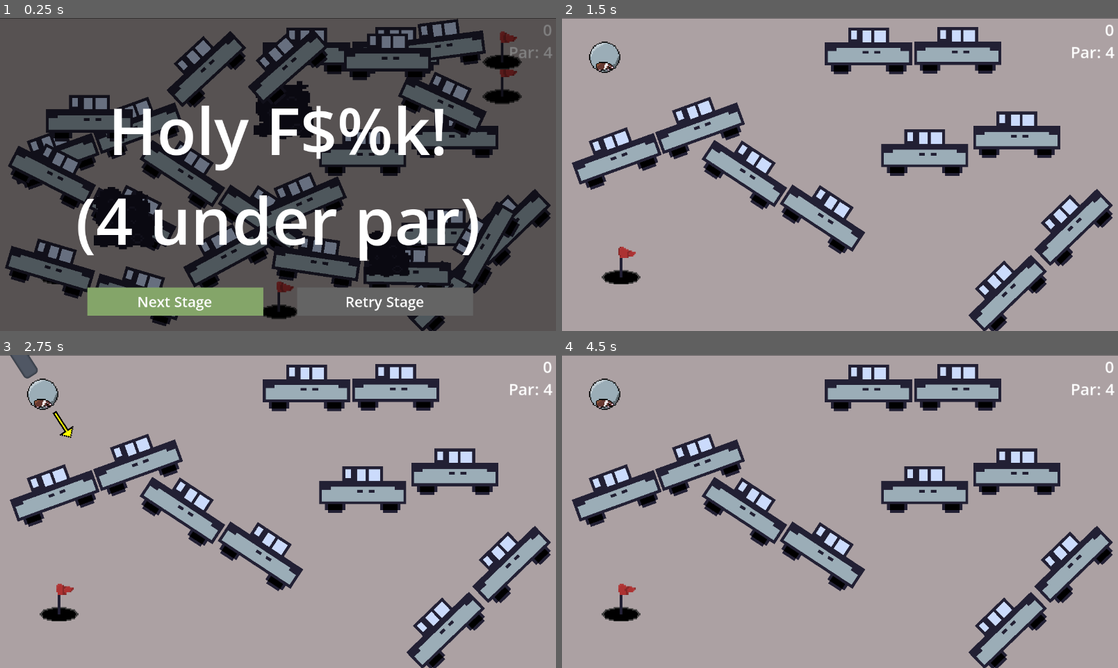
Above: before the commit, frames 1-4 (two rows, left to right).
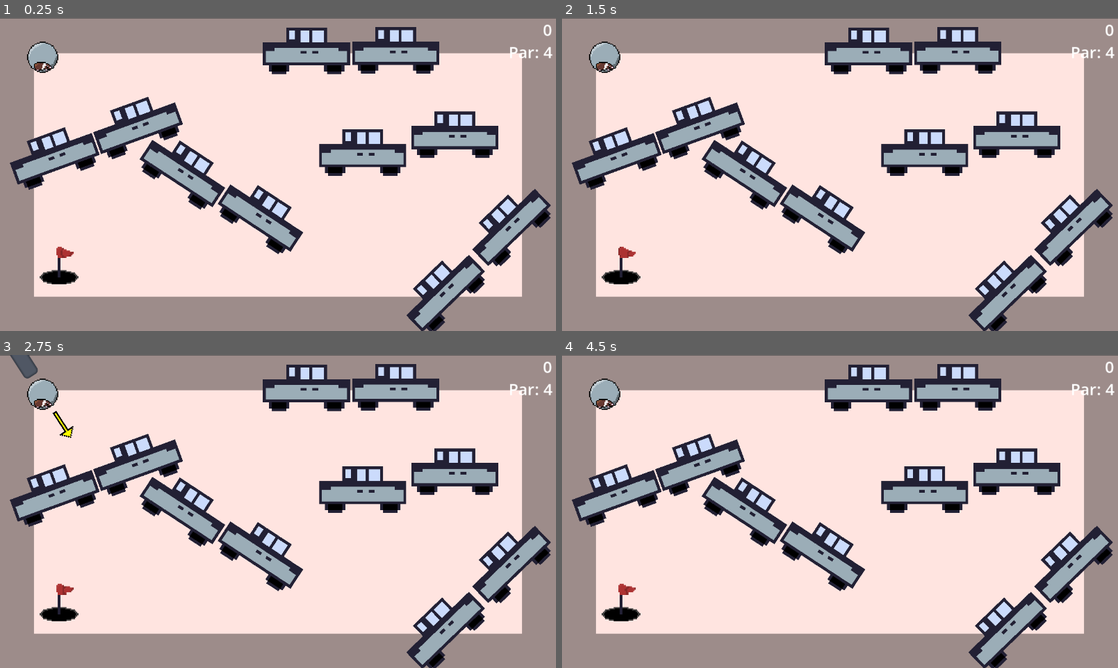
Above: after the commit, the same moments.

Repository: Teej622/get-to-work
Game: Godot game, scene res://scenes/game.tscn
Same seed, same stepped clock (60 frames per second), same inputs: the game is played once before the commit and once after it.
Inputs (mouse positions are in pixels of both pictures, inside the frame that each line leads up to):
- Up to frame 1 (0.25 s): no input
- Up to frame 2 (1.5 s): click (945, 302) at 0.5 s, where only the run before the commit has a clickable "Retry Stage"; click (945, 302) at 1.25 s, where only the run before the commit has a clickable "Retry Stage"
- Up to frame 3 (2.75 s): tap Enter at 2 s; move the mouse to (44, 395) at 2.02 s; press the mouse at (44, 395) at 2.03 s
- Up to frame 4 (4.5 s): tap R (retry) at 2.75, 3.5, 4.25 s; move the mouse to (728, 527) at 2.77 s; release the mouse at (728, 527) at 2.78 s; click (728, 527) at 2.85 s; move the mouse to (895, 442) at 3.52 s; press the mouse at (895, 442) at 3.53 s; move the mouse to (812, 574) at 4.27 s; release the mouse at (812, 574) at 4.28 s; click (812, 574) at 4.35 s

The runs differ from the first frame. In frame 1, 99% of the frame differs, in the area x 0-100%, y 0-100%; in frame 2, 82%; in frame 3, 81%; in frame 4, 82%.

Commit message:
Polished existing features

Diff:
--- a/scenes/game.gd
+++ b/scenes/game.gd
@@ -2,10 +2,15 @@
 
 @onready var hamster_ball = %HamsterBall
 @onready var scoreType = %ScoreType
-@export var par = [4, 2, 2, 2]
+@onready var background = %Background
+@export var par = [4, 3, 4, 4]
 var stage = 0
 var shot_history = []
-var starting_pos = [Vector2(90,80), Vector2(90,80), Vector2(90,80), Vector2()]
+var starting_pos = [Vector2(90,80), Vector2(90,80), Vector2(90,80), Vector2(90,80)]
+var just_reset = false
+
+func _ready():
+	stage_handler()
 
 func _physics_process(delta: float) -> void:
 
@@ -14,6 +19,16 @@
 
 	if Input.is_action_pressed("retry") and %ScoreScreen.visible == false:
 		stage_handler()
+
+	# skip bounds check this frame
+	if just_reset:
+		just_reset = false
+		return
+
+	#in case hamster gets forced out of bounds by car
+	if hamster_ball.global_position.x <= -55 or hamster_ball.global_position.x >= 1165 or hamster_ball.global_position.y <= -55 or hamster_ball.global_position.y >= 700:
+		hamster_ball.global_position = starting_pos[stage]
+		hamster_ball.linear_velocity = Vector2.ZERO
 
 
 
@@ -68,7 +83,23 @@
 	for i in range(stages.size()):
 		if stages[i] is Node2D:
 			stages[i].visible = (i == stage)
+	bg_modulate()
+	hamster_ball.freeze = true
 	hamster_ball.linear_velocity = Vector2.ZERO
 	hamster_ball.shots = 0
-	hamster_ball.position = starting_pos[stage]
+	hamster_ball.global_position = starting_pos[stage]
+	just_reset = true
+	await get_tree().physics_frame
+	await get_tree().physics_frame
+	hamster_ball.freeze = false
 	hamster_ball.get_node("/root/Game/HamsterBall/HamsterBall").visible = true
+
+func bg_modulate():
+	if stage == 0:
+		background.modulate = Color(1.0, 0.894, 0.876, 1.0)
+	if stage == 1:
+		background.modulate = Color(0.094, 0.079, 0.156, 1.0)
+	if stage == 2:
+		background.modulate = Color(0.848, 0.978, 0.829, 1.0)
+	if stage == 3:
+		background.modulate = Color(0.968, 0.917, 1.0, 1.0)
--- a/scenes/game.tscn
+++ b/scenes/game.tscn
@@ -2,10 +2,12 @@
 
 [ext_resource type="Script" uid="uid://bp0irfab4lkxr" path="res://scenes/game.gd" id="1_iywne"]
 [ext_resource type="PackedScene" uid="uid://cwcxrv0g2idnh" path="res://scenes/hamster_ball.tscn" id="1_uwrxv"]
+[ext_resource type="Texture2D" uid="uid://gvpcssgbcdq5" path="res://assets/sprites/background.png" id="2_0tnpc"]
 [ext_resource type="PackedScene" uid="uid://cpiewa65p1ql0" path="res://scenes/car.tscn" id="2_yqjtg"]
 [ext_resource type="Script" uid="uid://dovfulxvrbktr" path="res://scenes/traffic_spawner.gd" id="4_iywne"]
 [ext_resource type="PackedScene" uid="uid://4pdgihsmbf4g" path="res://scenes/goal.tscn" id="4_lbhrr"]
 [ext_resource type="PackedScene" uid="uid://ceteh75uh2oy7" path="res://scenes/moving_car.tscn" id="5_p57ef"]
+[ext_resource type="Texture2D" uid="uid://dtcvc427xdsco" path="res://assets/sprites/road.png" id="7_gee14"]
 [ext_resource type="PackedScene" uid="uid://grtil71igkdt" path="res://scenes/tar.tscn" id="7_u5sy4"]
 
 [sub_resource type="RectangleShape2D" id="RectangleShape2D_lbhrr"]
@@ -45,7 +47,14 @@
 offset_right = 1152.0
 offset_bottom = 646.0
 mouse_filter = 1
-color = Color(0.67335, 0.63150203, 0.6382067, 1)
+color = Color(0.6745098, 0.6313726, 0.6392157, 1)
+
+[node name="Background" type="Sprite2D" parent="." unique_id=663961764]
+unique_name_in_owner = true
+texture_filter = 1
+position = Vector2(576, 323)
+scale = Vector2(72, 71.77779)
+texture = ExtResource("2_0tnpc")
 
 [node name="ShotCounter" type="Label" parent="." unique_id=617738594]
 unique_name_in_owner = true
@@ -78,6 +87,7 @@
 unique_name_in_owner = true
 
 [node name="Stage1" type="Node2D" parent="Stages" unique_id=1062075473]
+visible = false
 
 [node name="Goal" parent="Stages/Stage1" unique_id=1063061069 instance=ExtResource("4_lbhrr")]
 position = Vector2(124.00006, 509.00006)
@@ -119,9 +129,16 @@
 rotation = 0.5811946
 
 [node name="Stage2" type="Node2D" parent="Stages" unique_id=1670398778]
+visible = false
 
 [node name="Goal" parent="Stages/Stage2" unique_id=606000942 instance=ExtResource("4_lbhrr")]
 position = Vector2(578, 580)
+
+[node name="Sprite2D" type="Sprite2D" parent="Stages/Stage2" unique_id=1541785679]
+texture_filter = 1
+position = Vector2(575.99994, 337)
+scale = Vector2(72, 41.166668)
+texture = ExtResource("7_gee14")
 
 [node name="TrafficSpawner" type="Node2D" parent="Stages/Stage2" unique_id=1259233158]
 position = Vector2(-93.105, 205.8)
@@ -140,6 +157,7 @@
 direction = Vector2(-1, 0)
 
 [node name="Stage3" type="Node2D" parent="Stages" unique_id=485752501]
+visible = false
 
 [node name="Goal" parent="Stages/Stage3" unique_id=170075746 instance=ExtResource("4_lbhrr")]
 position = Vector2(1039, 136)
@@ -203,6 +221,10 @@
 [node name="Car2" parent="Stages/Stage4" unique_id=1464411420 instance=ExtResource("2_yqjtg")]
 position = Vector2(468, 486)
 rotation = -0.49406692
+
+[node name="Car5" parent="Stages/Stage4" unique_id=942467265 instance=ExtResource("2_yqjtg")]
+position = Vector2(687, 291)
+rotation = -1.5631233
 
 [node name="Car3" parent="Stages/Stage4" unique_id=2063651233 instance=ExtResource("2_yqjtg")]
 position = Vector2(592.99994, 94.99998)
--- a/scenes/goal.gd
+++ b/scenes/goal.gd
@@ -15,4 +15,3 @@
 
 func _on_area_2d_body_entered(body: Node2D) -> void:
 	score.emit()
-	print("score")
--- a/scenes/goal.tscn
+++ b/scenes/goal.tscn
@@ -81,7 +81,7 @@
 scale = Vector2(0.99999994, 0.99999994)
 sprite_frames = SubResource("SpriteFrames_d623h")
 animation = &"Waving"
-frame_progress = 0.942574
+frame_progress = 0.582124
 
 [node name="Area2D" type="Area2D" parent="." unique_id=2057793222]
 unique_name_in_owner = true
Binary file added: assets/sprites/background.png
Not shown, changed: assets/sprites/background.png.import
Binary file removed: assets/sprites/goal-sprite-sheet.png
Binary file added: assets/sprites/road.png
Not shown, added: assets/sprites/road.png.import
